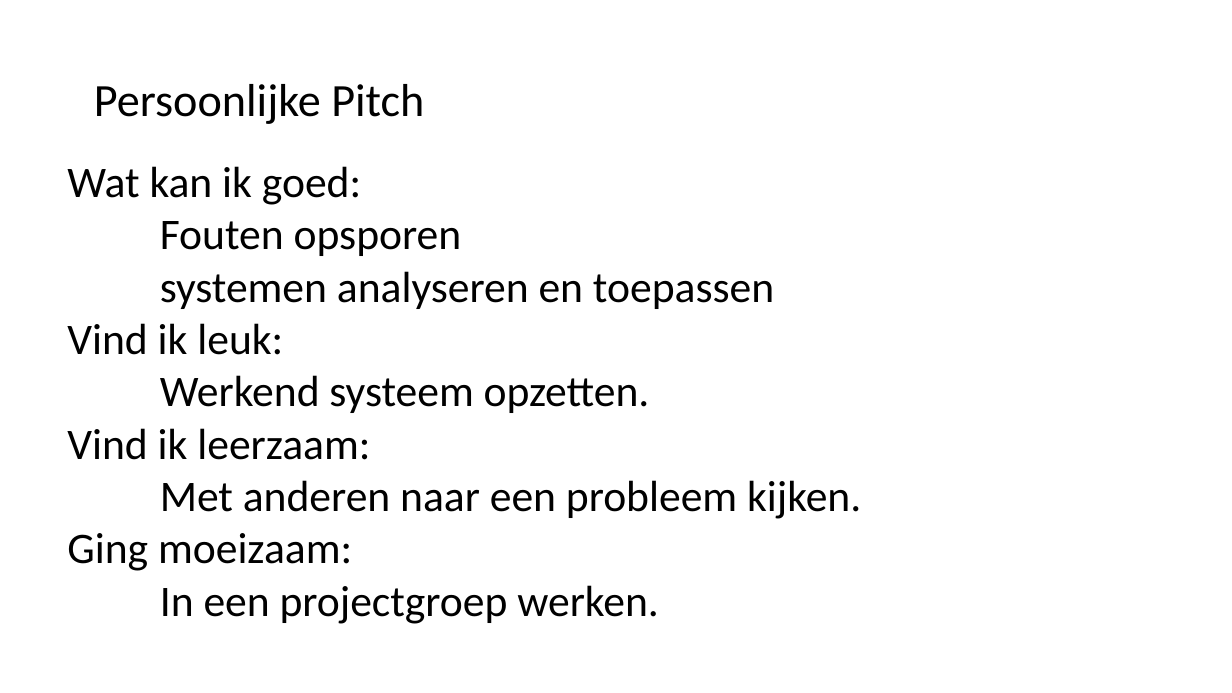
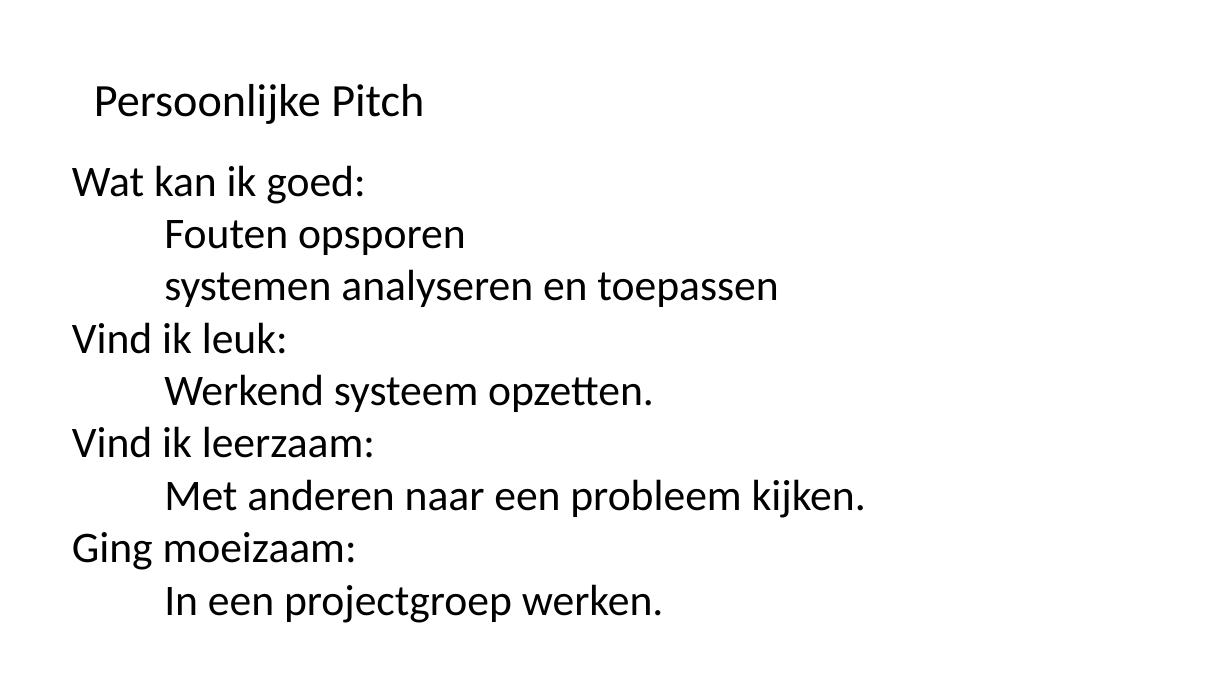
Before and after one commit to MarcRotsaert/MakeAIWork3, a slide deck: slide 5 of presentatie/oefenpresentatie.pptx (slide 4 before the commit). Drawn at 1232x693 pixels with LibreOffice and Linux fonts; fonts in the diff are those of the drawing. Boxes give left, top, right and bottom in pixels: in the first picture for what was removed or moved away, otherwise in the second. Text is boxed around its words. In the diff, an @@ line names an element or a change of style, - is before the commit and + after.

```diff
--- a/presentatie/oefenpresentatie.pptx
+++ b/presentatie/oefenpresentatie.pptx
@@ text "Wat kan ik goed:": place and size @@
-text "Wat kan ik goed:" at (67, 166, 861, 624)
+text "Wat kan ik goed:" at (72, 165, 866, 623)
```
Also in this commit, not shown: 1 other slide changed, 3 slides added, 2 slides removed, 9 other files.
